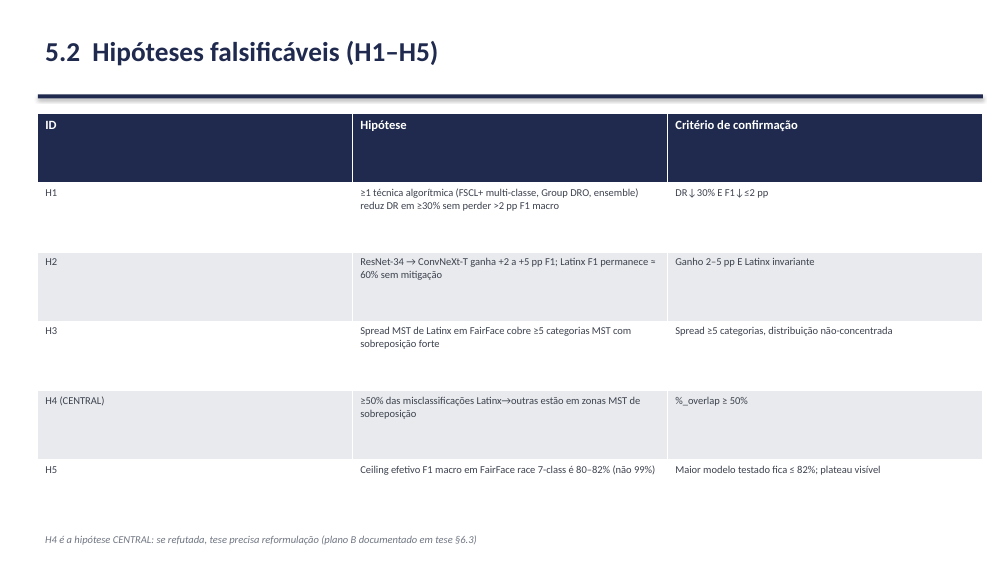
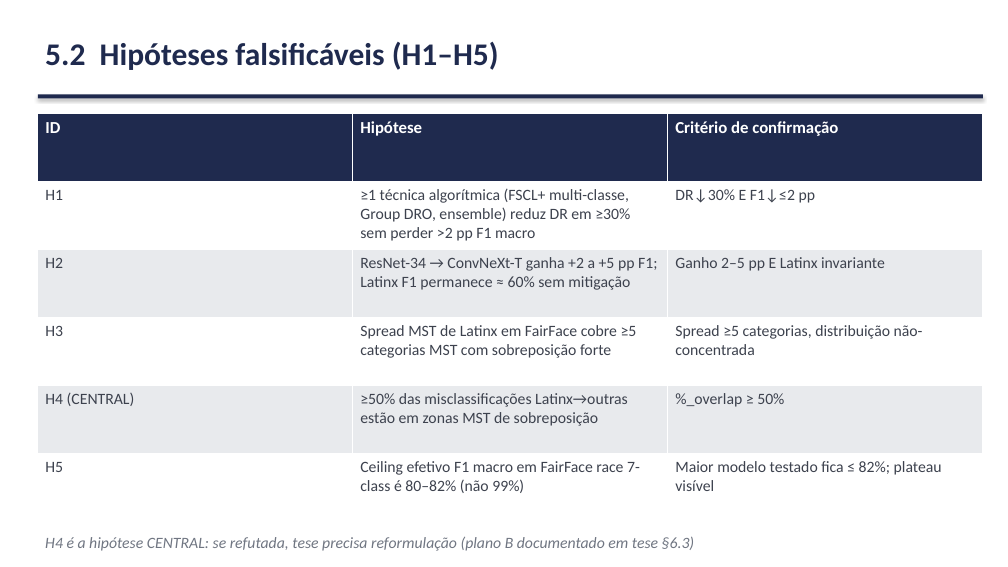
Before and after one commit to marcellozzetti/Facial-Recognition-Models-Mitigating-Bias, a slide deck: slide 31 of docs/ativo/material_reuniao_orientador_2026-06.pptx (slide 32 before the commit). Drawn at 1008x567 pixels with LibreOffice and Linux fonts; fonts in the diff are those of the drawing. Boxes give left, top, right and bottom in pixels: in the first picture for what was removed or moved away, otherwise in the second. Text is boxed around its words. In the diff, an @@ line names an element or a change of style, - is before the commit and + after.

```diff
--- a/docs/ativo/material_reuniao_orientador_2026-06.pptx
+++ b/docs/ativo/material_reuniao_orientador_2026-06.pptx
@@ text "5.2 Hipóteses falsificáveis (H1–H5)" at [45, 42, 499, 70]: size 26 to 30 pt @@
@@ table at [38, 113, 984, 522] @@
@@ size 12 to 16 pt in "ID", "Hipótese", "Critério de confirmação" @@
@@ size 10 to 15 pt @@
@@ text "H4 é a hipótese CENTRAL: ..." at [45, 537, 695, 551]: size 10 to 15 pt @@
```
Also in this commit, not shown: 31 other slides changed, 2 slides added, 10 slides removed, 1 other file.
